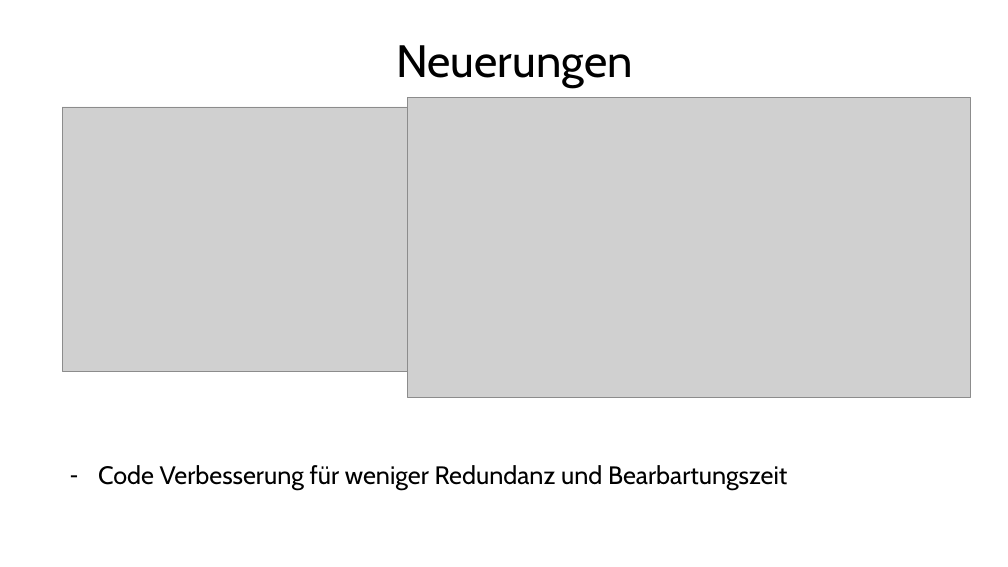
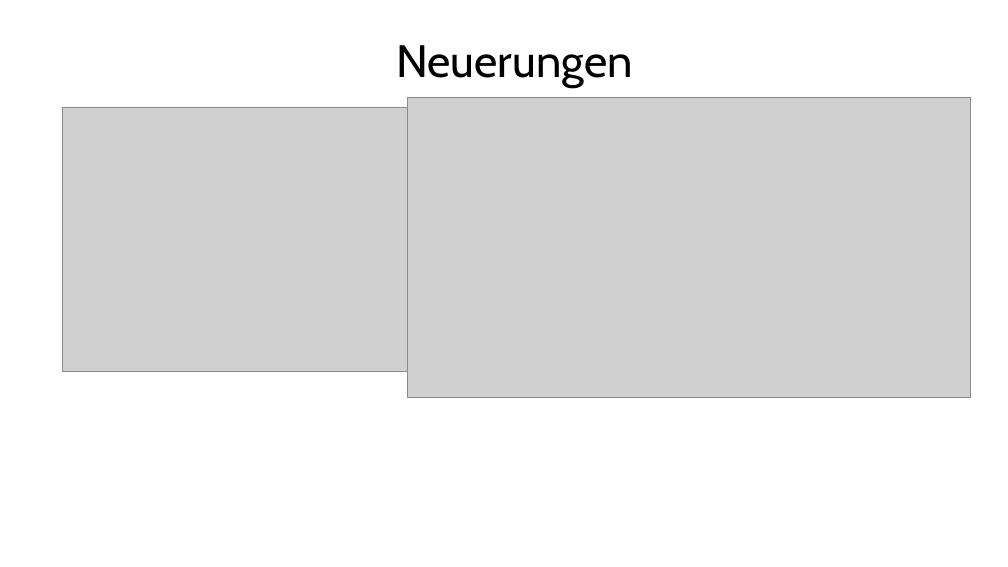
Before and after one commit to Linelle-7/Sprecherkennung-Deep-Learning-, a slide deck: slide 3 of CNN/Meetingsslide 1.pptx (slide 4 before the commit). Drawn at 1008x567 pixels with LibreOffice and Linux fonts; fonts in the diff are those of the drawing; grey boxes stand for pictures. Boxes give left, top, right and bottom in pixels: in the first picture for what was removed or moved away, otherwise in the second. Text is boxed around its words. In the diff, an @@ line names an element or a change of style, - is before the commit and + after.

Commit message:
Verbesserungen

```diff
--- a/CNN/Meetingsslide 1.pptx
+++ b/CNN/Meetingsslide 1.pptx
@@ subtitle removed at (98,465,787,490) @@
-– Code Verbesserung für weniger Redundanz und Bearbartungszeit
```
Also in this commit, not shown: 1 slide removed.
